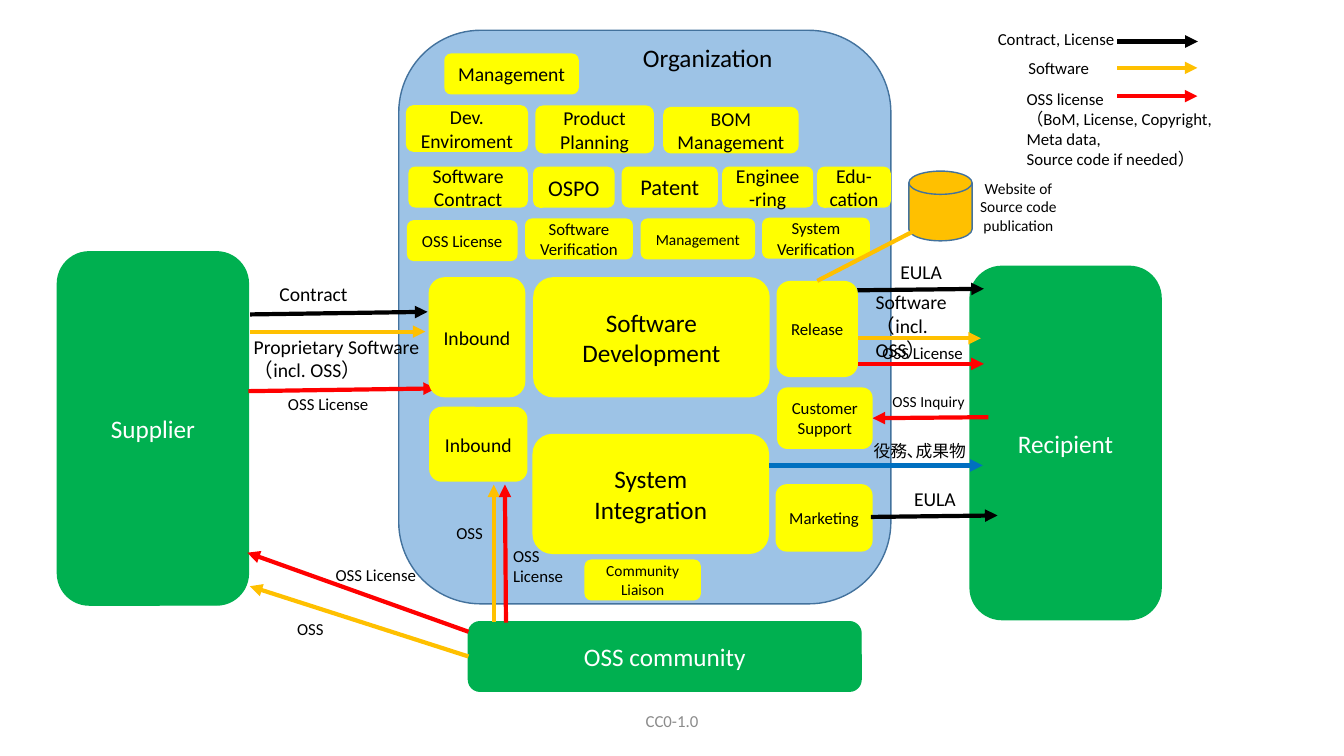
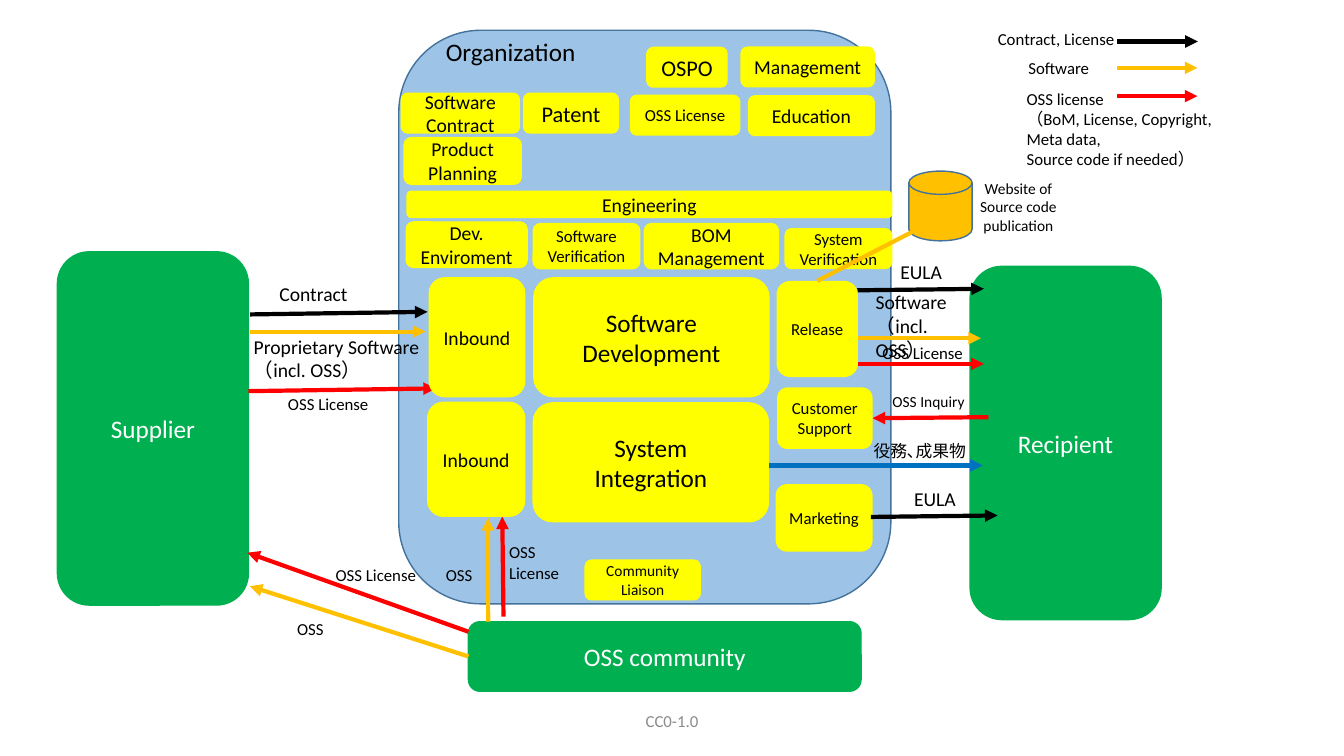
Before and after one commit to OpenChain-Project/OpenChain-JWG, a slide deck: slide 12 of CaseStudy/BusinessFlow/BusinessFlow-CE.pptx. Drawn at 1344x756 pixels with LibreOffice and Linux fonts; fonts in the diff are those of the drawing. Boxes give left, top, right and bottom in pixels: in the first picture for what was removed or moved away, otherwise in the second. Text is boxed around its words. In the diff, an @@ line names an element or a change of style, - is before the commit and + after.

```diff
--- a/CaseStudy/BusinessFlow/BusinessFlow-CE.pptx
+++ b/CaseStudy/BusinessFlow/BusinessFlow-CE.pptx
@@ text "Organization": place and size @@
-text "Organization" at (643,49,772,72)
+text "Organization" at (446,43,575,66)
@@ rounded rectangle "OSPO": place and size @@
-rounded rectangle "OSPO" at (533,166,615,208)
+rounded rectangle "OSPO" at (646,46,728,88)
@@ rounded rectangle "Management": place and size @@
-rounded rectangle "Management" at (445,53,580,95)
+rounded rectangle "Management" at (741,46,876,88)
@@ rounded rectangle "Software Contract": place and size @@
-rounded rectangle "Software Contract" at (408,166,527,208)
+rounded rectangle "Software Contract" at (400,93,519,134)
@@ rounded rectangle "Patent": place and size @@
-rounded rectangle "Patent" at (622,166,718,208)
+rounded rectangle "Patent" at (523,93,619,134)
@@ rounded rectangle "OSS License": place and size @@
-rounded rectangle "OSS License" at (407,220,518,261)
+rounded rectangle "OSS License" at (630,95,741,136)
@@ rounded rectangle "Education": place and size @@
-rounded rectangle "Education" at (818,166,891,208)
+rounded rectangle "Education" at (748,95,875,136)
@@ text in rounded rectangle at (772,109,851,123): text changed @@
-Edu-cation
+Education
@@ rounded rectangle "Product Planning": place and size @@
-rounded rectangle "Product Planning" at (535,106,654,154)
+rounded rectangle "Product Planning" at (403,137,522,186)
@@ rounded rectangle removed at (723,166,814,208) @@
-Enginee-ring
@@ rounded rectangle added at (406,191,892,218), fill #FFFF00, 14 pt, text #000000 @@
+Engineering
@@ rounded rectangle "Dev. Enviroment": place and size @@
-rounded rectangle "Dev. Enviroment" at (406,105,528,151)
+rounded rectangle "Dev. Enviroment" at (405,222,527,268)
@@ rounded rectangle "Software Verification": place and size @@
-rounded rectangle "Software Verification" at (525,219,633,260)
+rounded rectangle "Software Verification" at (532,223,640,269)
@@ rounded rectangle removed at (641,219,756,260) @@
-Management
@@ rounded rectangle "BOM": place and size @@
-rounded rectangle "BOM" at (663,107,799,153)
+rounded rectangle "BOM" at (644,223,779,269)
@@ rounded rectangle "System Verification": place and size @@
-rounded rectangle "System Verification" at (762,218,870,259)
+rounded rectangle "System Verification" at (784,228,892,269)
@@ rounded rectangle "Inbound": place and size @@
-rounded rectangle "Inbound" at (430,407,528,482)
+rounded rectangle "Inbound" at (427,401,526,516)
@@ rounded rectangle "System Integration": place and size @@
-rounded rectangle "System Integration" at (532,434,769,554)
+rounded rectangle "System Integration" at (532,402,769,522)
@@ arrow moved from (494, 622) - (494, 485) to (488, 622) - (488, 518) @@
@@ text "OSS License": place and size @@
-text "OSS License" at (513,548,563,582)
+text "OSS License" at (509,547,559,579)
@@ arrow moved from (506, 623) - (505, 485) to (503, 617) - (502, 516) @@
@@ text "OSS": place and size @@
-text "OSS" at (456,528,482,539)
+text "OSS" at (446,570,472,581)
```
